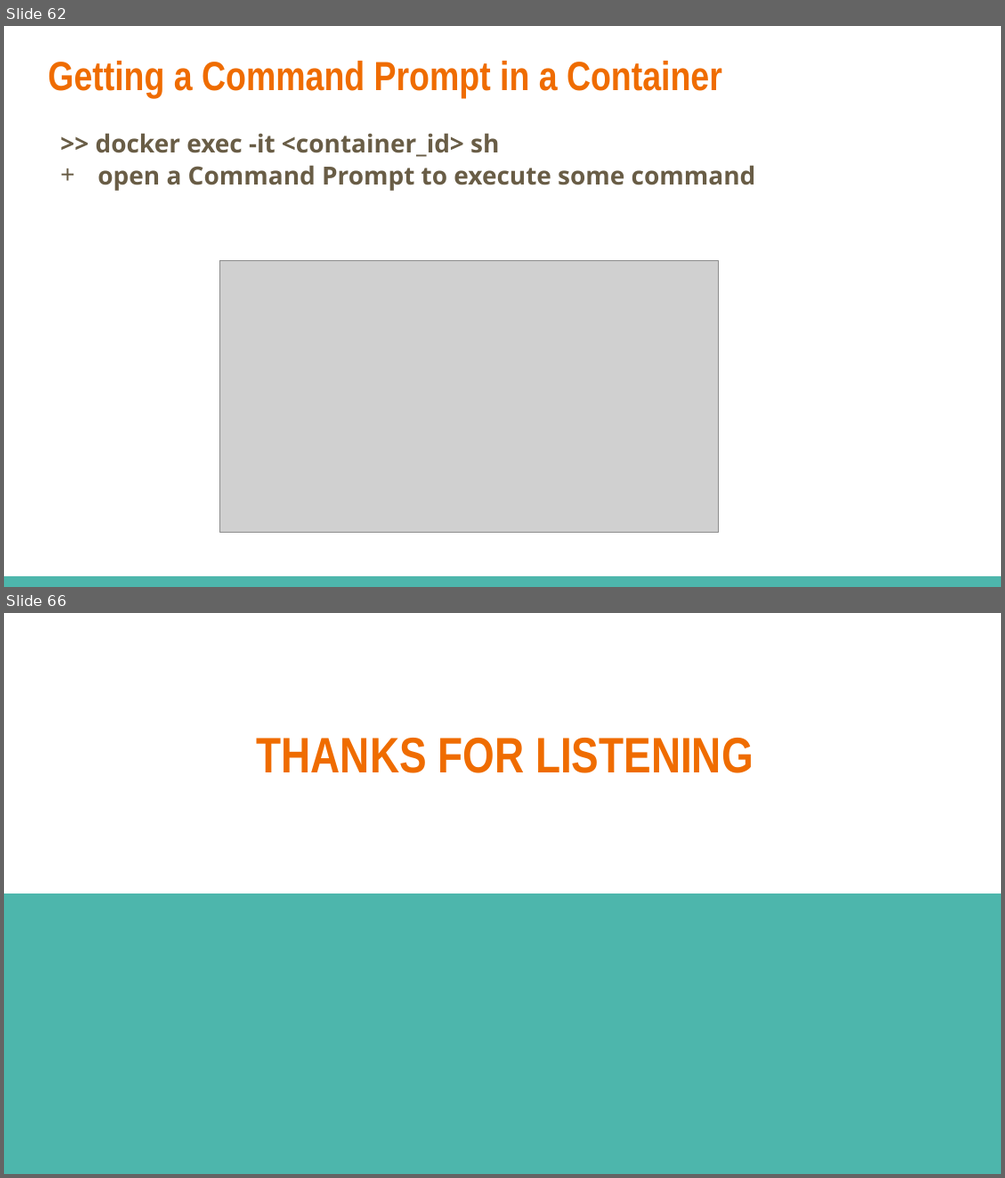
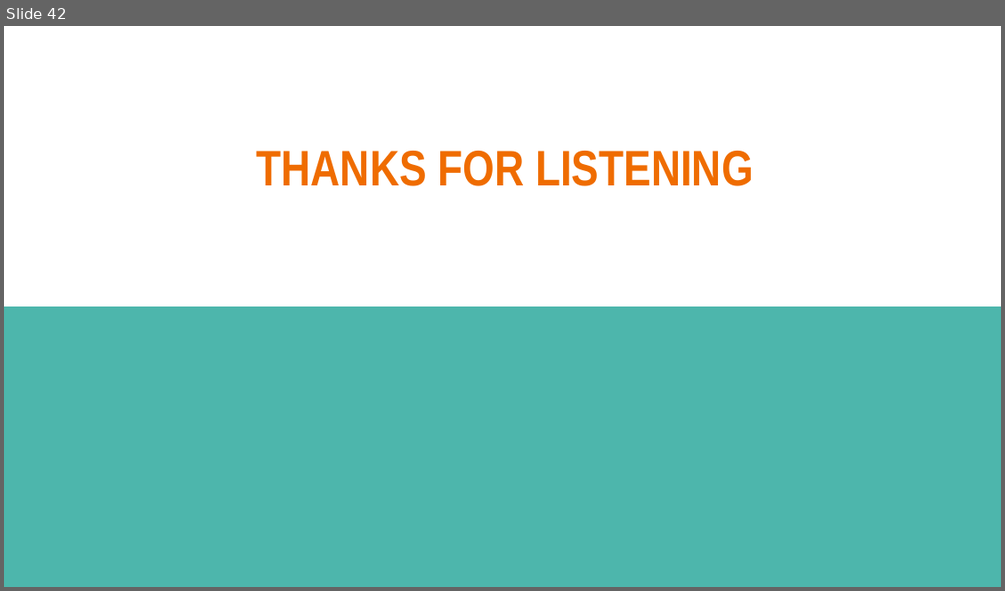
Before and after one commit to dinhhung09138/Learning-Example, a slide deck: Docker - 03 - Build a Custom Images Through Docker.pptx. Shown one above the other, each under a label of ours: slides 62 and 66 before the commit, slide 42 after it; the slides between them are not shown. The pictures are 1005x1178 and 1005x591 pixels, drawn with LibreOffice and Linux fonts; fonts in the diff are those of the drawing; grey boxes stand for pictures. Boxes give left, top, right and bottom in pixels: in the first picture for what was removed or moved away, otherwise in the second. Text is boxed around its words. In the diff, an @@ line names an element or a change of style, - is before the commit and + after.

Commit message:
Docker compose

```diff
--- a/Docker - 03 - Build a Custom Images Through Docker.pptx
+++ b/Docker - 03 - Build a Custom Images Through Docker.pptx
@@ slide 62 removed at [4,26,1001,587], background #FFFFFF @@
@@ title removed at [48,61,722,98] @@
-Getting a Command Prompt in a Container
@@ text removed at [96,133,756,191] @@
->> docker exec -it <container_id> sh
-+ open a Command Prompt to execute some command
@@ picture removed at [220,260,719,532] @@
@@ rectangle removed at [4,576,1001,587] @@
@@ what was slide 66 is now slide 42 @@
```
Also in this commit, not shown: 2 slides changed, 2 slides added, 25 other slides removed, 2 other files.
